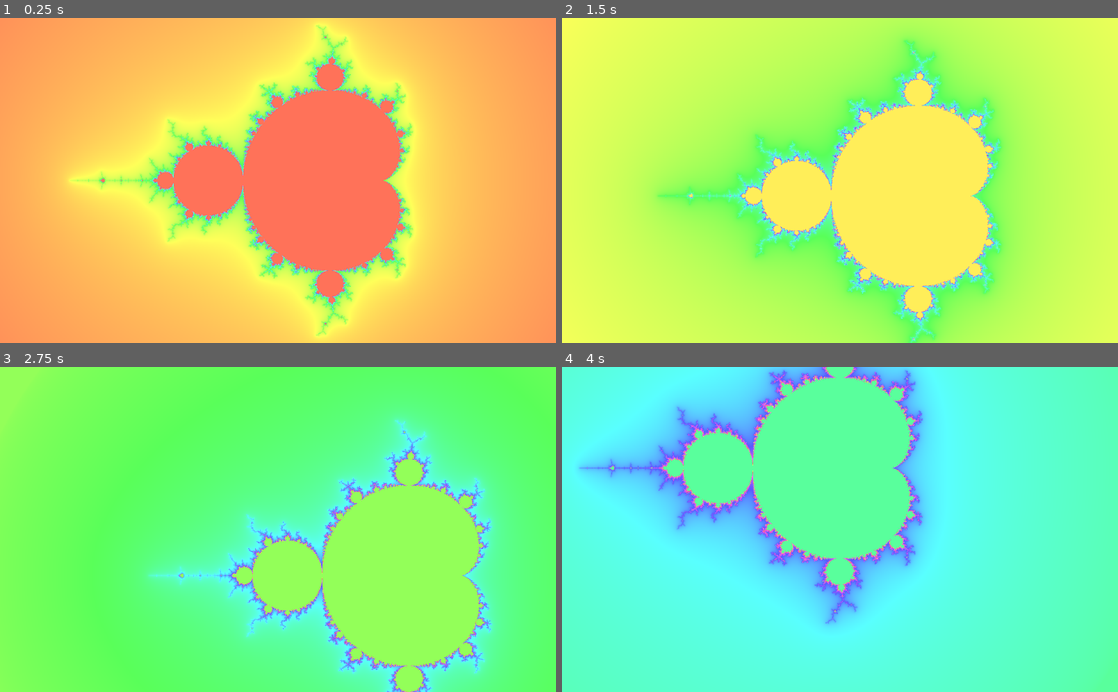
Above: before the commit, frames 1-4 (two rows, left to right).
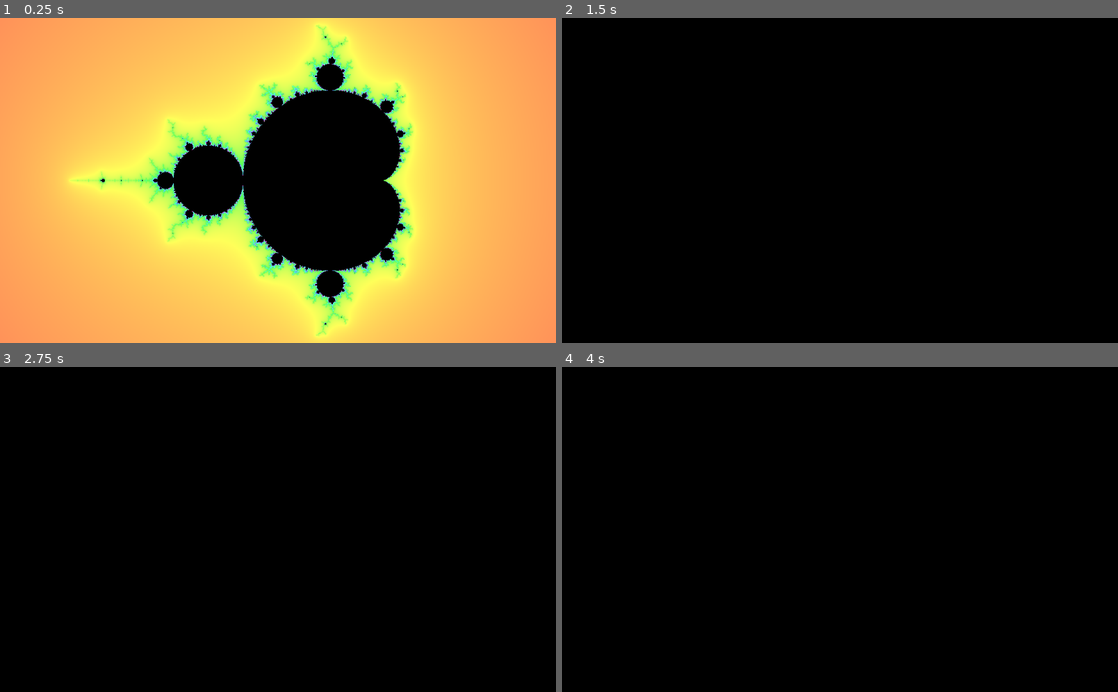
Above: after the commit, the same moments.

Repository: kiwijuice56/web-mandelbrot
Game: Godot game, scene res://main/FractalNavigation.tscn
Two runs of this game, one before a commit and one after it. Both use one fixed random seed, a clock stepped at 60 frames per second and the inputs below.
Inputs (mouse positions are in pixels of both pictures, inside the frame that each line leads up to):
- Up to frame 1 (0.25 s): no input
- Up to frame 2 (1.5 s): move the mouse to (962, 164) at 0.52 s; hold D (move_right, bound only after the commit) 0.53-1.25 s; tap O (oversample, bound only after the commit) at 0.6 s; click (962, 164) at 0.67 s; tap 0 at 0.8 s; drag from (728, 196) to (812, 245) at 1.27 s
- Up to frame 3 (2.75 s): move the mouse to (333, 458) at 2.02 s; hold D (move_right, bound only after the commit) from 2.03 s (still down); tap O (oversample, bound only after the commit) at 2.1 s; click (333, 458) at 2.17 s; tap 0 at 2.3 s
- Up to frame 4 (4 s): release D (move_right, bound only after the commit) at 2.75 s; drag from (812, 594) to (673, 480) at 2.77 s; move the mouse to (1006, 578) at 3.52 s; hold A (move_left, bound only after the commit) from 3.53 s (still down); tap O (oversample, bound only after the commit) at 3.6 s; click (1006, 578) at 3.67 s; tap 0 at 3.8 s

The runs differ from the first frame. In frame 1, 17% of the frame differs, in the area x 18-74%, y 5-95%; in frame 2, 100%, in the area x 0-100%, y 0-100%; in frame 3, 100%; in frame 4, 100%.

Commit message:
Palettes and other graphic parameters

Diff:
--- a/main/FractalNavigation.tscn
+++ b/main/FractalNavigation.tscn
@@ -1,7 +1,8 @@
-[gd_scene load_steps=4 format=2]
+[gd_scene load_steps=5 format=2]
 
 [ext_resource path="res://main/mandelbrot_fractal.tres" type="Shader" id=1]
 [ext_resource path="res://main/fractal_navigation.gd" type="Script" id=2]
+[ext_resource path="res://main/option_toggler.gd" type="Script" id=3]
 
 [sub_resource type="ShaderMaterial" id=1]
 shader = ExtResource( 1 )
@@ -9,10 +10,17 @@
 shader_param/x_max = 2.0
 shader_param/y_min = -1.0
 shader_param/y_max = 2.0
+shader_param/width = 1000.0
+shader_param/height = 800.0
 shader_param/shimmer_speed = 0.1
+shader_param/oversample = false
+shader_param/palette = 1
 
 [node name="FractalNavigation" type="ColorRect"]
 material = SubResource( 1 )
 anchor_right = 1.0
 anchor_bottom = 1.0
 script = ExtResource( 2 )
+
+[node name="OptionToggler" type="Node" parent="."]
+script = ExtResource( 3 )
--- a/main/fractal_navigation.gd
+++ b/main/fractal_navigation.gd
@@ -1,19 +1,24 @@
-# Implements navigation through the fractal using mouse inputs
+# Navigation through the fractal using mouse inputs
 class_name FractalNavigation
 extends ColorRect
 
-export var zoom_sens: float = 0.06
+export var zoom_sensitivity: float = 0.06
 export var drag_speed: float = 0.0063
+export var move_speed: float = 0.8
 
+# The top-left and bottom-right bounds of the graph, synced with the shader
 var pos_min: Vector2 setget set_pos_min, get_pos_min
 var pos_max: Vector2 setget set_pos_max, get_pos_max
 
-var init_pos_min: Vector2
-var init_pos_max: Vector2
+# The top-left and bottom-right bounds of the graph before the zoom scale
+var offset_min: Vector2
+var offset_max: Vector2
 
+# The zoom scalar has a velocity in order to implement smooth zooming
 var zoom_vel: float = 1.0
 var zoom: float = 1.0 setget set_zoom
 
+# Extra state to implement mobile zooming and dragging
 var events: Dictionary = {}
 var last_drag_distance: float = 0.0
 var was_dragging: bool = false
@@ -43,8 +48,8 @@
 	zoom = val
 
 func _ready() -> void:
-	init_pos_min = Vector2(-2.5, -2)
-	init_pos_max = Vector2(1.5, 2)
+	offset_min = Vector2(-2.5, -2)
+	offset_max = Vector2(1.5, 2)
 	update_window()
 
 func _input(event: InputEvent) -> void:
@@ -59,48 +64,59 @@
 		events[event.index] = event
 		if events.size() == 2:
 			var drag_distance = events[0].position.distance_to(events[1].position)
-			if abs(drag_distance - last_drag_distance) > zoom_sens:
-				zoom_vel = 1 + zoom_sens if drag_distance < last_drag_distance else 1 - zoom_sens
+			if abs(drag_distance - last_drag_distance) > zoom_sensitivity:
+				zoom_vel = 1 + zoom_sensitivity if drag_distance < last_drag_distance else 1 - zoom_sensitivity
 				last_drag_distance = drag_distance
 			was_dragging = true
 
 	# PC zooming
 	if event is InputEventMouseButton:
 		if Input.is_mouse_button_pressed(BUTTON_WHEEL_UP):
-			zoom_vel = 1 - zoom_sens
+			zoom_vel = 1 - zoom_sensitivity
 		elif Input.is_mouse_button_pressed(BUTTON_WHEEL_DOWN):
-			zoom_vel = 1 + zoom_sens
+			zoom_vel = 1 + zoom_sensitivity
 
 	# Panning
 	if len(events) < 2 and not was_dragging and event is InputEventMouseMotion and Input.is_mouse_button_pressed(BUTTON_LEFT):
 		var move_vector: Vector2 = event.relative
 		move_vector.x *= get_aspect_ratio()
-		init_pos_max -= zoom * move_vector * drag_speed
-		init_pos_min -= zoom * move_vector * drag_speed
+		offset_max -= zoom * move_vector * drag_speed
+		offset_min -= zoom * move_vector * drag_speed
 
 	if len(events) == 0:
 		was_dragging = false
 
-func _process(_delta) -> void:
+func _process(delta: float) -> void:
 	zoom_vel = lerp(zoom_vel, 1.0, 0.25)
 	self.zoom *= zoom_vel
+
+	var kb_vector: Vector2 = Input.get_vector("move_left", "move_right", "move_up", "move_down")
+	kb_vector.x *= get_aspect_ratio()
+
+	offset_max += zoom * kb_vector * move_speed * delta
+	offset_min += zoom * kb_vector * move_speed * delta
+
 	update_window()
 
 func update_window() -> void:
 	var aspect_ratio: float = get_aspect_ratio()
 
-	var x_center: float = (init_pos_max.x - init_pos_min.x) / 2.0
-	var x_new_range: float = zoom * (init_pos_max.x - init_pos_min.x)
-	var y_center: float = (init_pos_max.y - init_pos_min.y) / 2.0
-	var y_new_range: float = zoom * (init_pos_max.y - init_pos_min.y)
+	var x_center: float = (offset_max.x - offset_min.x) / 2.0
+	var x_new_range: float = zoom * (offset_max.x - offset_min.x)
+	var y_center: float = (offset_max.y - offset_min.y) / 2.0
+	var y_new_range: float = zoom * (offset_max.y - offset_min.y)
 
-	var temp_min = Vector2(init_pos_min.x + x_center - x_new_range / 2.0, init_pos_min.y + y_center - y_new_range / 2.0)
-	self.pos_max = Vector2(init_pos_min.x + x_center + x_new_range / 2.0, init_pos_min.y + y_center + y_new_range / 2.0)
+	var temp_min = Vector2(offset_min.x + x_center - x_new_range / 2.0, offset_min.y + y_center - y_new_range / 2.0)
+
+	self.pos_max = Vector2(offset_min.x + x_center + x_new_range / 2.0, offset_min.y + y_center + y_new_range / 2.0)
 	self.pos_min = temp_min
 
 	self.pos_min.y *= aspect_ratio
 	self.pos_max.y *= aspect_ratio
 
+	material.set_shader_param("width", get_viewport().size.x)
+	material.set_shader_param("height", get_viewport().size.y)
+
 func get_aspect_ratio() -> float:
 	var height: float = get_viewport().size.y
 	var width: float = get_viewport().size.x
--- a/main/mandelbrot_fractal.tres
+++ b/main/mandelbrot_fractal.tres
@@ -7,8 +7,14 @@
 uniform highp float x_min = -2; uniform highp float x_max = 2;
 uniform highp float y_min = -2; uniform highp float y_max = 2;
 
+uniform float width = 1000;
+uniform float height = 800;
+
 // How fast the palette is cycled through, proportional to the change in `TIME`
 uniform float shimmer_speed = 0.1;
+
+uniform bool oversample = false;
+uniform int palette = 1;
 
 // http://lolengine.net/blog/2013/07/27/rgb-to-hsv-in-glsl
 vec3 hsv2rgb(vec3 c) {
@@ -22,13 +28,37 @@
 // a pixel to a color on a gradient. The parameter `mu` is a decimal number in the range
 // [0, 1] that is functionally equivalent to `iter / max_iter`, but with some extra math
 // to reduce the color banding: http://linas.org/art-gallery/escape/escape.html
-vec3 color_cell(float mu) {
+vec3 color_cell(float mu, vec2 uv) {
+	if (mu == 1.0) {
+		return vec3(0.0);
+	}
 	float shimmer_mu = mu + TIME * shimmer_speed;
 
 	// Keep ratio in range [0, 1.0] since we are adding a large constant, TIME
 	shimmer_mu -= floor(shimmer_mu);
 
-	return hsv2rgb(vec3(shimmer_mu, 0.65, 1.0));
+	float cyclic_mu = shimmer_mu < 0.5 ? shimmer_mu * 2.0 : 2.0 - 2.0 * shimmer_mu;
+
+	if (palette == 1) {
+		return hsv2rgb(vec3(shimmer_mu, 0.65, 1.0));
+	} else if (palette == 2) {
+		return vec3(cyclic_mu);
+	} else if (palette == 3) {
+		return hsv2rgb(vec3(mod(TIME / 32.0, 1.0), 1.0 - mu, mu));
+	} else if (palette == 4) {
+		float scaled_shimmer = shimmer_mu * 4.0;
+		scaled_shimmer -= floor(scaled_shimmer);
+		float cyclic_scaled_mu = scaled_shimmer < 0.5 ? scaled_shimmer * 2.0 : 2.0 - 2.0 * scaled_shimmer;
+		return vec3(cyclic_scaled_mu, 0.5 + cyclic_scaled_mu, 0.8 + cyclic_scaled_mu);
+	}else if (palette == 5) {
+		float scaled_shimmer = mu * (4.0 + sin(TIME) * 2.0);
+		scaled_shimmer -= floor(scaled_shimmer);
+		float cyclic_scaled_mu = scaled_shimmer < 0.5 ? scaled_shimmer * 2.0 : 2.0 - 2.0 * scaled_shimmer;
+		cyclic_scaled_mu *= 0.45;
+		return vec3(0.5 - cyclic_scaled_mu, 0, 0.15 - cyclic_scaled_mu);
+	} else {
+		return vec3(0.0);
+	}
 }
 
 vec3 mandelbrot(vec2 uv) {
@@ -52,7 +82,7 @@
 	}
 
 	if (iter == 256) {
-		col = color_cell(1.0);
+		col = color_cell(1.0, uv);
 	} else {
 		// Here is where we calculate `mu` for coloration
 
@@ -70,12 +100,22 @@
 		// `mu` is still in the range [0, 1], but the curve is shifted to spread the color
 		// values farther from the high iteration values, which are rarely reached
 		mu = sqrt(mu);
-		col = color_cell(mu);
+		col = color_cell(mu, uv);
 	}
 
 	return col;
 }
 
 void fragment() {
-	COLOR.rgb = mandelbrot(UV);
+	if (oversample) {
+		COLOR.rgb = vec3(0.0);
+		vec2 uv_size = vec2(1.0 / width, 1.0 / height) / 4.0;
+		for (int i = -1; i <= 1; i++) {
+			for (int j = -1; j <= 1; j++) {
+				COLOR.rgb += mandelbrot(UV - uv_size * vec2(float(i), float(j))) / 9.0;
+			}
+		}
+	} else {
+		COLOR.rgb = mandelbrot(UV);
+	}
 }"
--- /dev/null
+++ b/main/option_toggler.gd
@@ -0,0 +1,17 @@
+# Handles parameter input for the shader
+class_name OptionToggler
+extends Node
+
+# Each string in this array corresponds to a boolean in the shader and an input
+# action to reduce code repetition for simple toggles
+const settings = ["oversample"]
+
+onready var material: ShaderMaterial = get_parent().material
+
+func _input(_event: InputEvent) -> void:
+	for toggle in settings:
+		if Input.is_action_just_pressed(toggle):
+			material.set_shader_param(toggle, not material.get_shader_param(toggle))
+	for i in range(9):
+		if Input.is_key_pressed(KEY_0 + i):
+			material.set_shader_param("palette", i)
--- a/project.godot
+++ b/project.godot
@@ -13,9 +13,15 @@
 "class": "FractalNavigation",
 "language": "GDScript",
 "path": "res://main/fractal_navigation.gd"
+}, {
+"base": "Node",
+"class": "OptionToggler",
+"language": "GDScript",
+"path": "res://main/option_toggler.gd"
 } ]
 _global_script_class_icons={
-"FractalNavigation": ""
+"FractalNavigation": "",
+"OptionToggler": ""
 }
 
 [application]
@@ -32,6 +38,38 @@
 
 common/drop_mouse_on_gui_input_disabled=true
 
+[input]
+
+oversample={
+"deadzone": 0.5,
+"events": [ Object(InputEventKey,"resource_local_to_scene":false,"resource_name":"","device":0,"alt":false,"shift":false,"control":false,"meta":false,"command":false,"pressed":false,"scancode":0,"physical_scancode":79,"unicode":0,"echo":false,"script":null)
+ ]
+}
+move_up={
+"deadzone": 0.5,
+"events": [ Object(InputEventKey,"resource_local_to_scene":false,"resource_name":"","device":0,"alt":false,"shift":false,"control":false,"meta":false,"command":false,"pressed":false,"scancode":0,"physical_scancode":87,"unicode":0,"echo":false,"script":null)
+, Object(InputEventKey,"resource_local_to_scene":false,"resource_name":"","device":0,"alt":false,"shift":false,"control":false,"meta":false,"command":false,"pressed":false,"scancode":0,"physical_scancode":16777232,"unicode":0,"echo":false,"script":null)
+ ]
+}
+move_left={
+"deadzone": 0.5,
+"events": [ Object(InputEventKey,"resource_local_to_scene":false,"resource_name":"","device":0,"alt":false,"shift":false,"control":false,"meta":false,"command":false,"pressed":false,"scancode":0,"physical_scancode":65,"unicode":0,"echo":false,"script":null)
+, Object(InputEventKey,"resource_local_to_scene":false,"resource_name":"","device":0,"alt":false,"shift":false,"control":false,"meta":false,"command":false,"pressed":false,"scancode":0,"physical_scancode":16777231,"unicode":0,"echo":false,"script":null)
+ ]
+}
+move_right={
+"deadzone": 0.5,
+"events": [ Object(InputEventKey,"resource_local_to_scene":false,"resource_name":"","device":0,"alt":false,"shift":false,"control":false,"meta":false,"command":false,"pressed":false,"scancode":0,"physical_scancode":68,"unicode":0,"echo":false,"script":null)
+, Object(InputEventKey,"resource_local_to_scene":false,"resource_name":"","device":0,"alt":false,"shift":false,"control":false,"meta":false,"command":false,"pressed":false,"scancode":0,"physical_scancode":16777233,"unicode":0,"echo":false,"script":null)
+ ]
+}
+move_down={
+"deadzone": 0.5,
+"events": [ Object(InputEventKey,"resource_local_to_scene":false,"resource_name":"","device":0,"alt":false,"shift":false,"control":false,"meta":false,"command":false,"pressed":false,"scancode":0,"physical_scancode":83,"unicode":0,"echo":false,"script":null)
+, Object(InputEventKey,"resource_local_to_scene":false,"resource_name":"","device":0,"alt":false,"shift":false,"control":false,"meta":false,"command":false,"pressed":false,"scancode":0,"physical_scancode":16777234,"unicode":0,"echo":false,"script":null)
+ ]
+}
+
 [physics]
 
 common/enable_pause_aware_picking=true
Not shown, changed: docs/index.html
Not shown, changed: docs/index.pck
